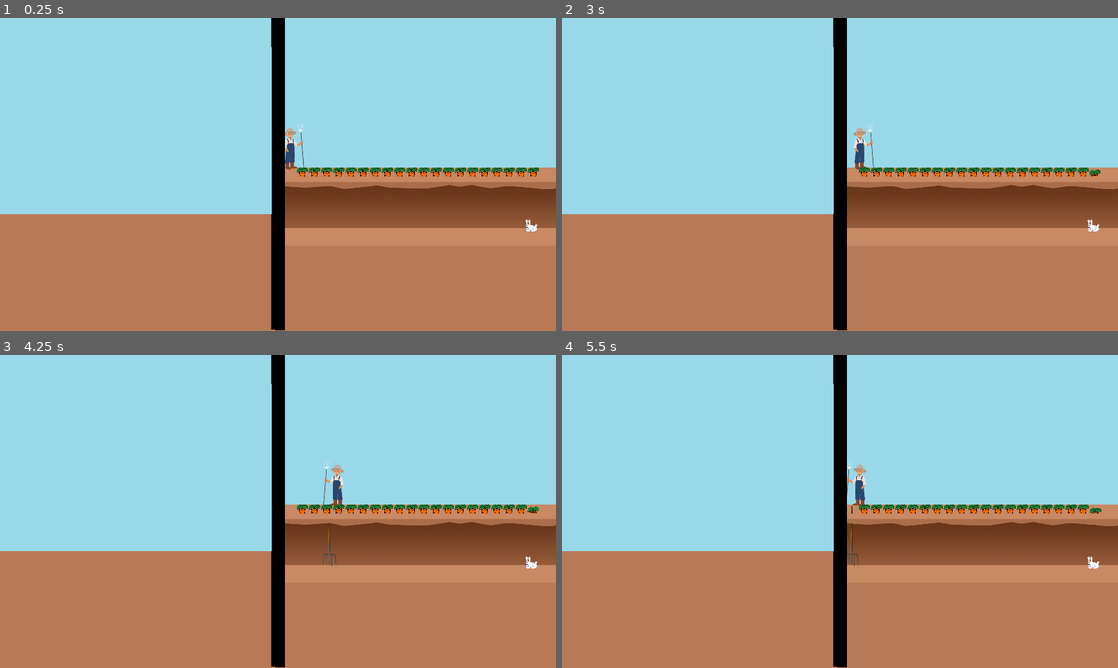
Above: before the commit, frames 1-4 (two rows, left to right).
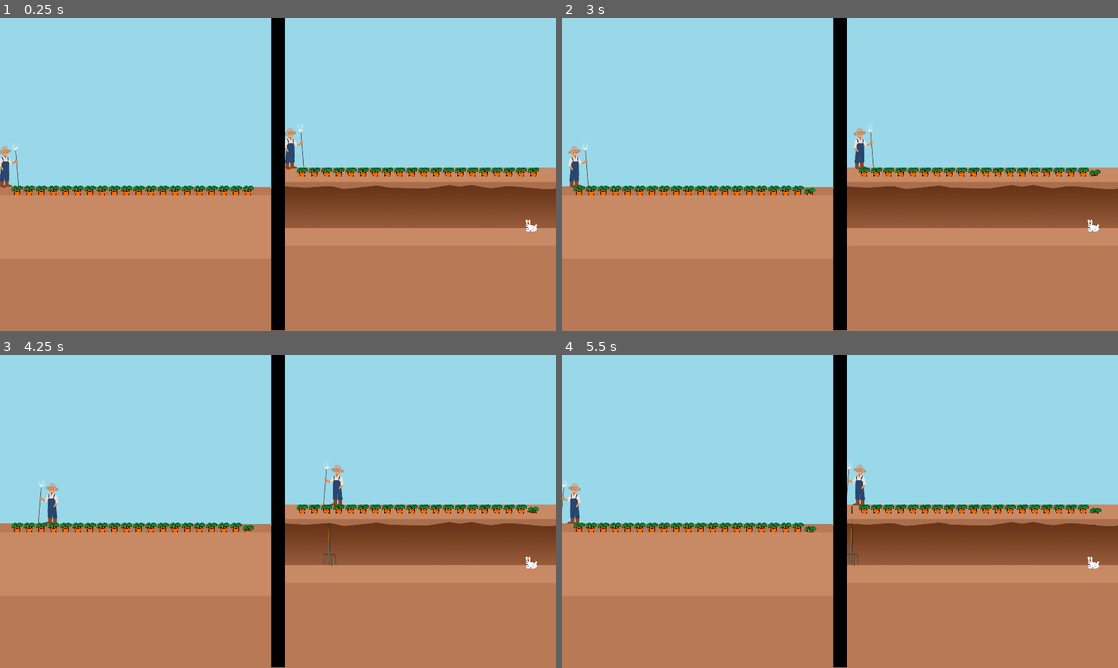
Above: after the commit, the same moments.

Repository: Brusi/ggj23
Game: Godot game, scene res://Game.tscn
Two runs of this game, one before a commit and one after it. Both use one fixed random seed, a clock stepped at 60 frames per second and the inputs below.
Inputs:
- Up to frame 1 (0.25 s): no input
- Up to frame 2 (3 s): tap Enter at 0.5, 2 s; hold D (farmer_right) 0.53-1.28 s; hold S (farmer_pitchfork) 0.53-1.28 s; tap Space at 1.25, 2.75 s; hold Down (rabbit_down) 1.28-2.03 s; tap S (farmer_pitchfork) at 1.35, 2.85 s; hold S (farmer_pitchfork) 2.03-2.78 s; hold D (farmer_right) from 2.03 s (still down)
- Up to frame 3 (4.25 s): release D (farmer_right) at 3.53 s; hold A (farmer_left) from 3.53 s (still down); hold S (farmer_pitchfork) from 3.53 s (still down)
- Up to frame 4 (5.5 s): tap Enter at 4.25 s; release S (farmer_pitchfork) at 4.28 s; tap S (farmer_pitchfork) at 4.35 s; release A (farmer_left) at 5.03 s; hold Down (rabbit_down) from 5.03 s (still down); hold S (farmer_pitchfork) from 5.03 s (still down)

The runs differ from the first frame. In frame 1, 4.7% of the frame differs, in the area x 0-50%, y 9-100%; in frame 2, 4.7%; in frame 3, 4.7%; in frame 4, 4.7%.

Commit message:
Better implement the dual screen

Diff:
--- a/project/Carrot.gd
+++ b/project/Carrot.gd
@@ -18,6 +18,10 @@
 # Called when the node enters the scene tree for the first time.
 func _ready():
 	game.carrots.append(self)
+	get_node("/root/Game/LeftMask").clone_obj(self)
+
+func copy_state_to(new_obj):
+	pass
 
 
 # Called every frame. 'delta' is the elapsed time since the previous frame.
--- a/project/Farmer.gd
+++ b/project/Farmer.gd
@@ -6,9 +6,15 @@
 var stabbing_margin = 20
 var is_stabbing: bool = false
 onready var rabbit = get_node("/root/Game/RightMask/Rabbit")
+var alive = true
 
 func _ready():
 	$Pitchfork.visible = false
+	get_node("/root/Game/LeftMask").clone_obj(self)
+
+func copy_state_to(new_obj):
+	new_obj.get_node("Sprite").flip_h = $Sprite.flip_h
+	new_obj.get_node("Sprite/Clone") .flip_h = $Sprite/Clone.flip_h
 
 func _physics_process(delta):
 	if Input.is_action_pressed("farmer_pitchfork"):
--- a/project/Game.tscn
+++ b/project/Game.tscn
@@ -7,9 +7,8 @@
 [ext_resource path="res://Carrot.tscn" type="PackedScene" id=5]
 [ext_resource path="res://Game.gd" type="Script" id=6]
 [ext_resource path="res://CarrotContainer.gd" type="Script" id=7]
-[ext_resource path="res://SplittedScreen.gd" type="Script" id=8]
-
-[sub_resource type="ViewportTexture" id=1]
+[ext_resource path="res://ScreenSplitter.gd" type="Script" id=8]
+[ext_resource path="res://assets/upper_ground.png" type="Texture" id=9]
 
 [node name="Game" type="Node2D"]
 script = ExtResource( 6 )
@@ -33,6 +32,12 @@
 
 [node name="Farmer" parent="RightMask" instance=ExtResource( 3 )]
 position = Vector2( 17, 442 )
+
+[node name="LeftMask" type="Control" parent="."]
+margin_right = 940.0
+margin_bottom = 1080.0
+rect_clip_content = true
+script = ExtResource( 8 )
 
 [node name="CarrotContainer" type="Node2D" parent="."]
 position = Vector2( 1086, 0 )
@@ -103,21 +108,8 @@
 z_index = 3
 texture = ExtResource( 4 )
 
-[node name="ScreenDup" type="Sprite" parent="."]
-physics_interpolation_mode = 1
-process_priority = 10
-position = Vector2( 0, 100 )
-z_index = 1
-texture = SubResource( 1 )
-centered = false
-flip_v = true
-region_enabled = true
-region_rect = Rect2( 950, 0, 938, 1080 )
-script = ExtResource( 8 )
-
-[node name="HoldHide" type="Sprite" parent="."]
-position = Vector2( 475, 877 )
-z_index = 2
-texture = ExtResource( 1 )
-region_enabled = true
-region_rect = Rect2( 0, 680, 950, 400 )
+[node name="UpperGround" type="Sprite" parent="."]
+position = Vector2( 467, 721 )
+scale = Vector2( 20, 55 )
+z_index = 20
+texture = ExtResource( 9 )
--- a/project/ScreenSplitter.gd
+++ b/project/ScreenSplitter.gd
@@ -1,7 +1,6 @@
 extends Control
 
-export (Array, NodePath) var parent_elements_to_clone
-export (NodePath) var other_mask
+var cloned_objects = []
 
 # Declare member variables here. Examples:
 # var a = 2
@@ -12,20 +11,30 @@
 func _ready():
 	pass # Replace with function body.
 
+func clone_obj(obj):
+	var new_obj = obj.duplicate()
+	new_obj.script = null
+	add_child(new_obj)
+
+	_copy_state(obj, new_obj)
+	cloned_objects.append([new_obj, obj])
+
+func _copy_state(src, dst):
+	dst.global_position = src.global_position - Vector2(985, -63)
+	dst.rotation = src.rotation
+	dst.modulate = src.modulate
+	dst.scale = src.scale
+
+	src.copy_state_to(dst)
 
 # Called every frame. 'delta' is the elapsed time since the previous frame.
 func _physics_process(_delta):
-	for child in get_children():
-		child.queue_free()
+	var keep_objects = []
+	for cloned_object in cloned_objects:
+		if cloned_object[1].alive:
+			keep_objects.append(cloned_object)
+			_copy_state(cloned_object[1], cloned_object[0])
+		else:
+			cloned_object[0].queue_free()
 
-	var original_position = Vector2(rect_position.x, rect_position.y)
-
-	rect_position = get_node(other_mask).rect_position
-
-	for element in parent_elements_to_clone:
-		for obj in get_node(element).get_children():
-			var new_obj = obj.duplicate()
-			new_obj.script = null
-			add_child(new_obj)
-
-	rect_position = original_position
+	cloned_objects = keep_objects
--- a/project/SplittedScreen.gd
+++ /dev/null
@@ -1,16 +0,0 @@
-extends Sprite
-
-
-# Declare member variables here. Examples:
-# var a = 2
-# var b = "text"
-
-
-# Called when the node enters the scene tree for the first time.
-func _ready():
-	texture.viewport_path = get_parent().get_parent().get_path()
-
-
-# Called every frame. 'delta' is the elapsed time since the previous frame.
-#func _process(delta):
-#	pass
Binary file added: project/assets/upper_ground.png
Not shown, added: project/assets/upper_ground.png.import
